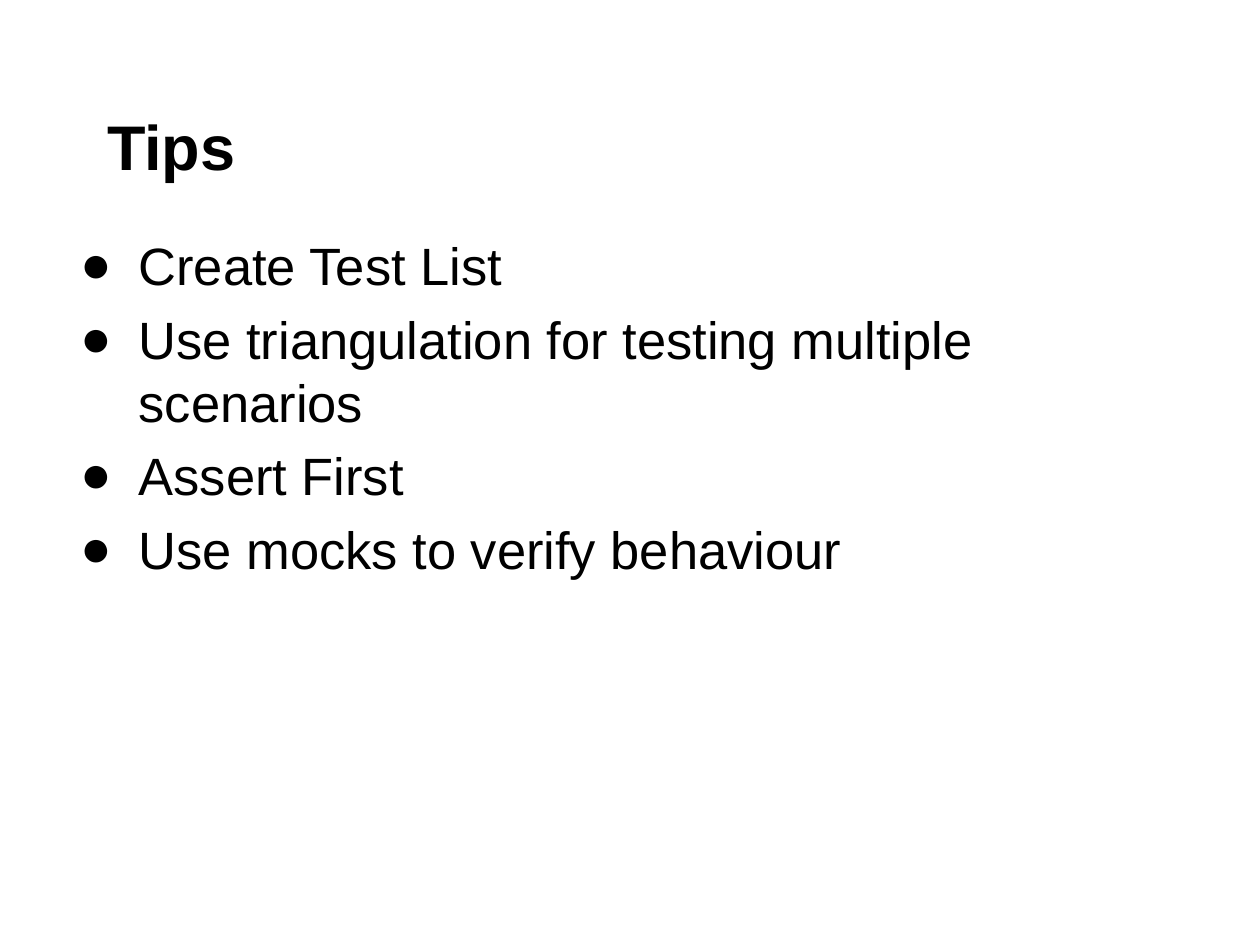
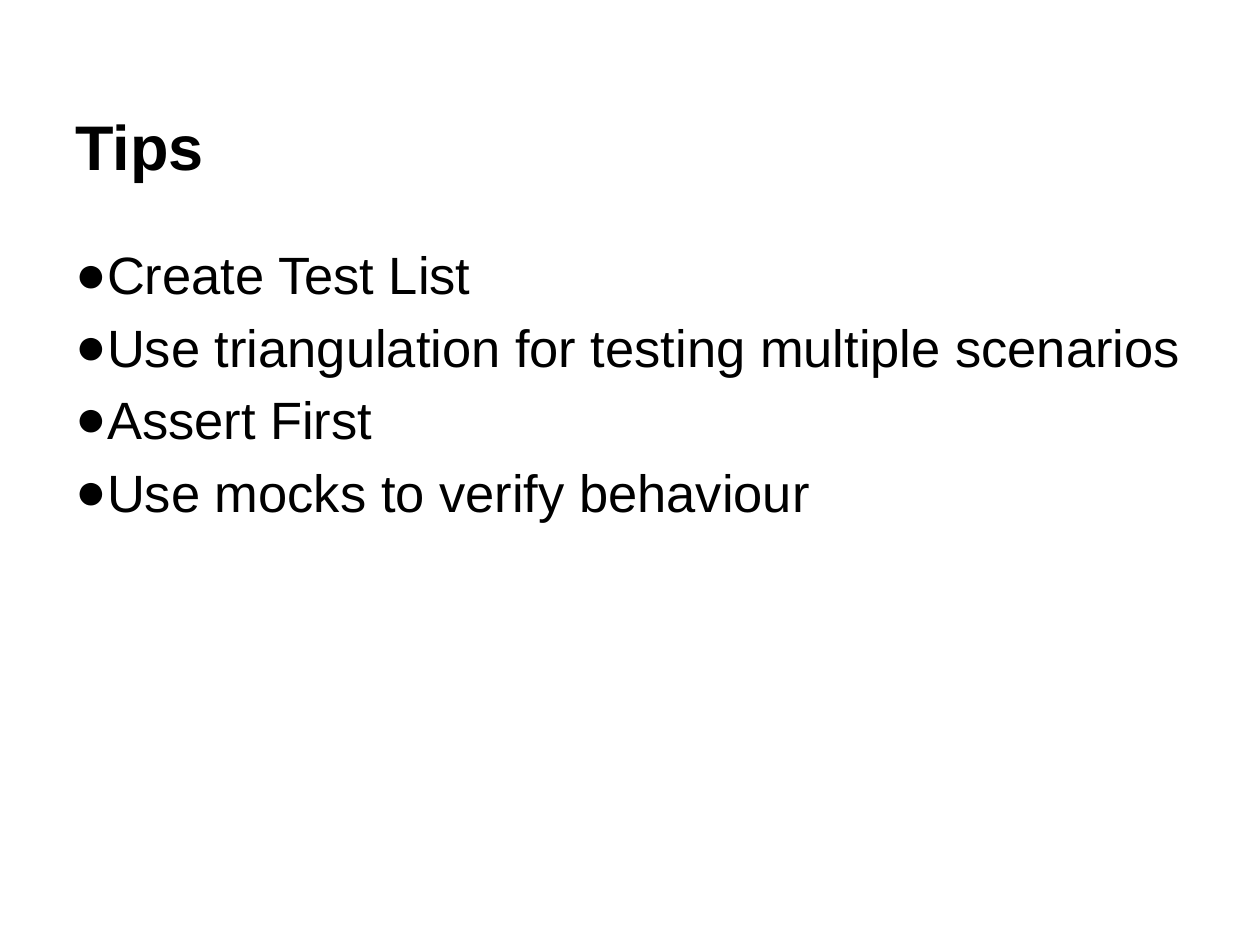
Before and after one commit to RobinNagpal/software_craftsmanship, a slide deck: slide 11 of TDD/study_material/Test Driven Development.pptx. Drawn at 1260x945 pixels with LibreOffice and Linux fonts; fonts in the diff are those of the drawing. Boxes give left, top, right and bottom in pixels: in the first picture for what was removed or moved away, otherwise in the second. Text is boxed around its words. In the diff, an @@ line names an element or a change of style, - is before the commit and + after.

```diff
--- a/TDD/study_material/Test Driven Development.pptx
+++ b/TDD/study_material/Test Driven Development.pptx
@@ text "Tips" at bbox=[75, 124, 203, 181]: indent changed @@
@@ text "Create Test List" at bbox=[75, 256, 1180, 523]: indent changed; line spacing 1 to 1.15; less space between paragraphs @@
```
Also in this commit, not shown: 11 other slides changed, 1 slide added.
